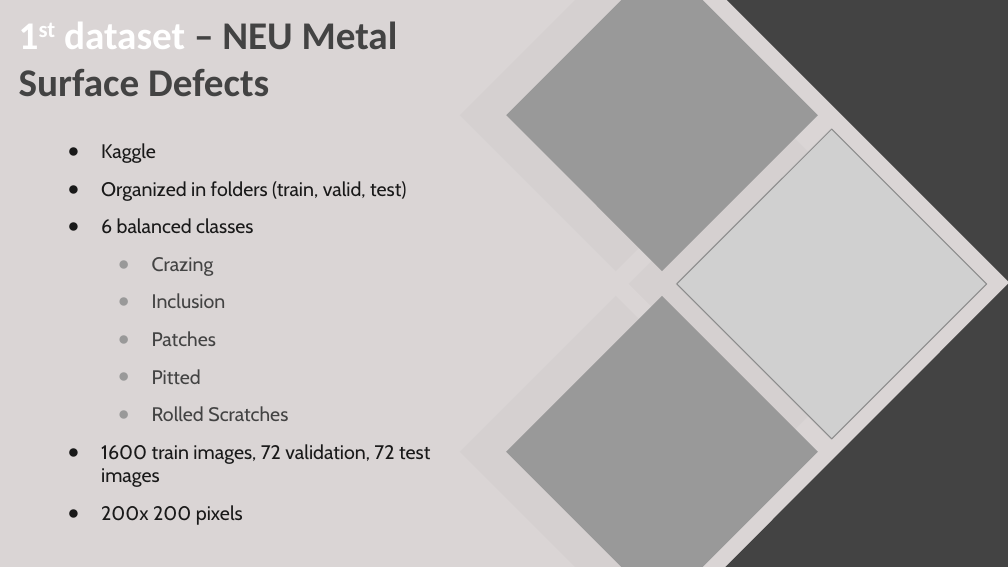
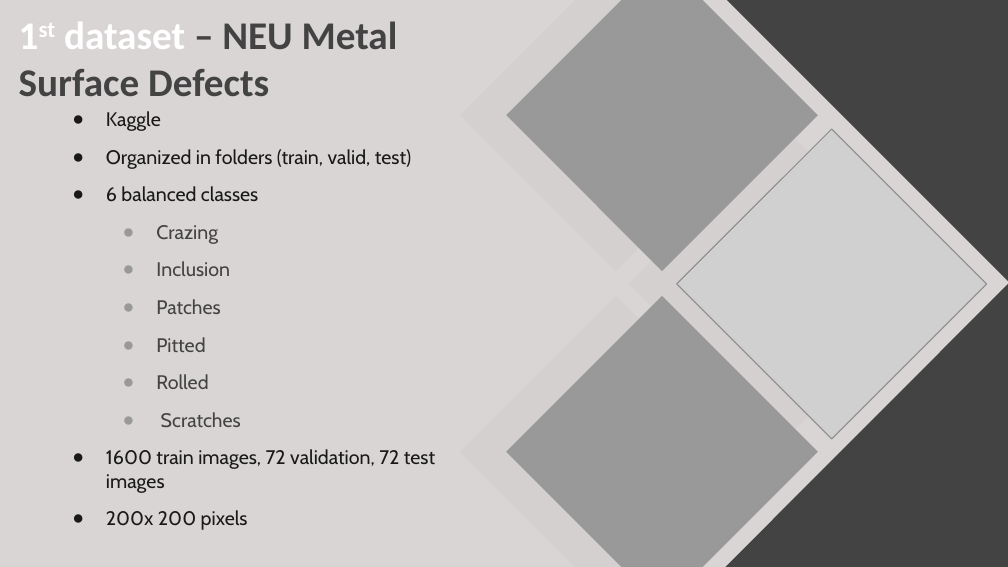
Before and after one commit to harisideris/Deep-Learning-Project, a slide deck: slide 3 of Deep_Learning_Surface_Metal_defects.pptx. Drawn at 1008x567 pixels with LibreOffice and Linux fonts; fonts in the diff are those of the drawing; grey boxes stand for pictures. Boxes give left, top, right and bottom in pixels: in the first picture for what was removed or moved away, otherwise in the second. Text is boxed around its words. In the diff, an @@ line names an element or a change of style, - is before the commit and + after.

```diff
--- a/Deep_Learning_Surface_Metal_defects.pptx
+++ b/Deep_Learning_Surface_Metal_defects.pptx
@@ subtitle "Kaggle": place and size @@
-subtitle "Kaggle" at [101, 143, 430, 525]
+subtitle "Kaggle" at [106, 111, 435, 530]
@@ subtitle at [156, 374, 241, 427]: text changed @@
-  ● Rolled Scratches
+  ● Rolled
+  ● Scratches
```
